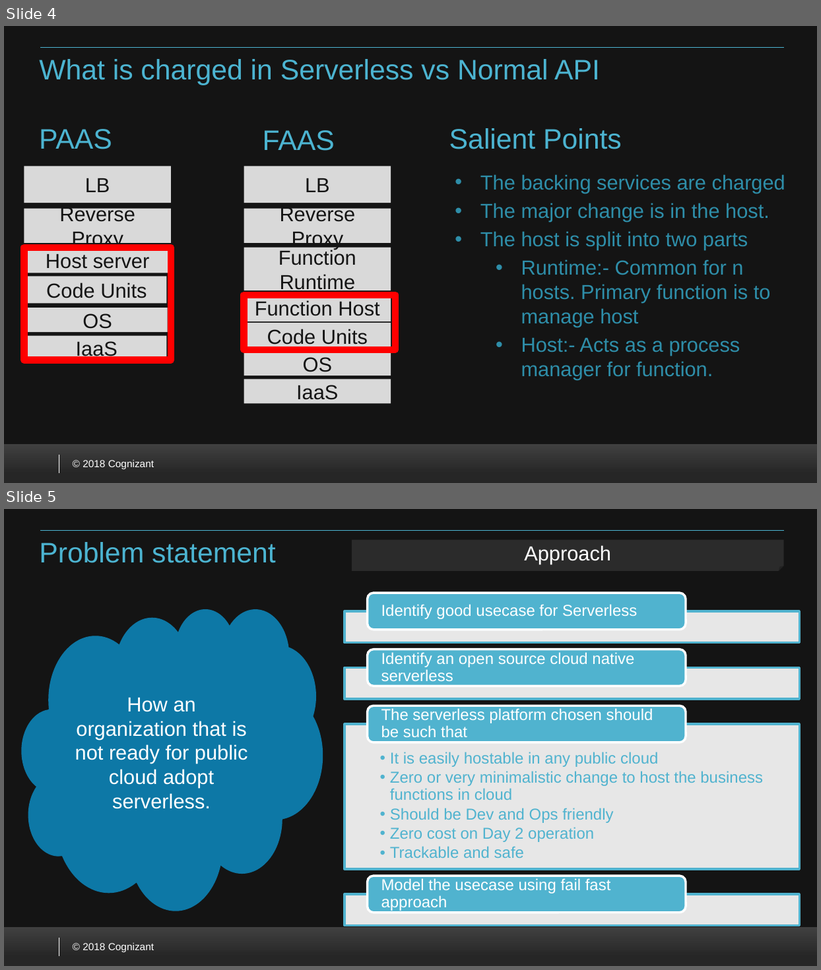
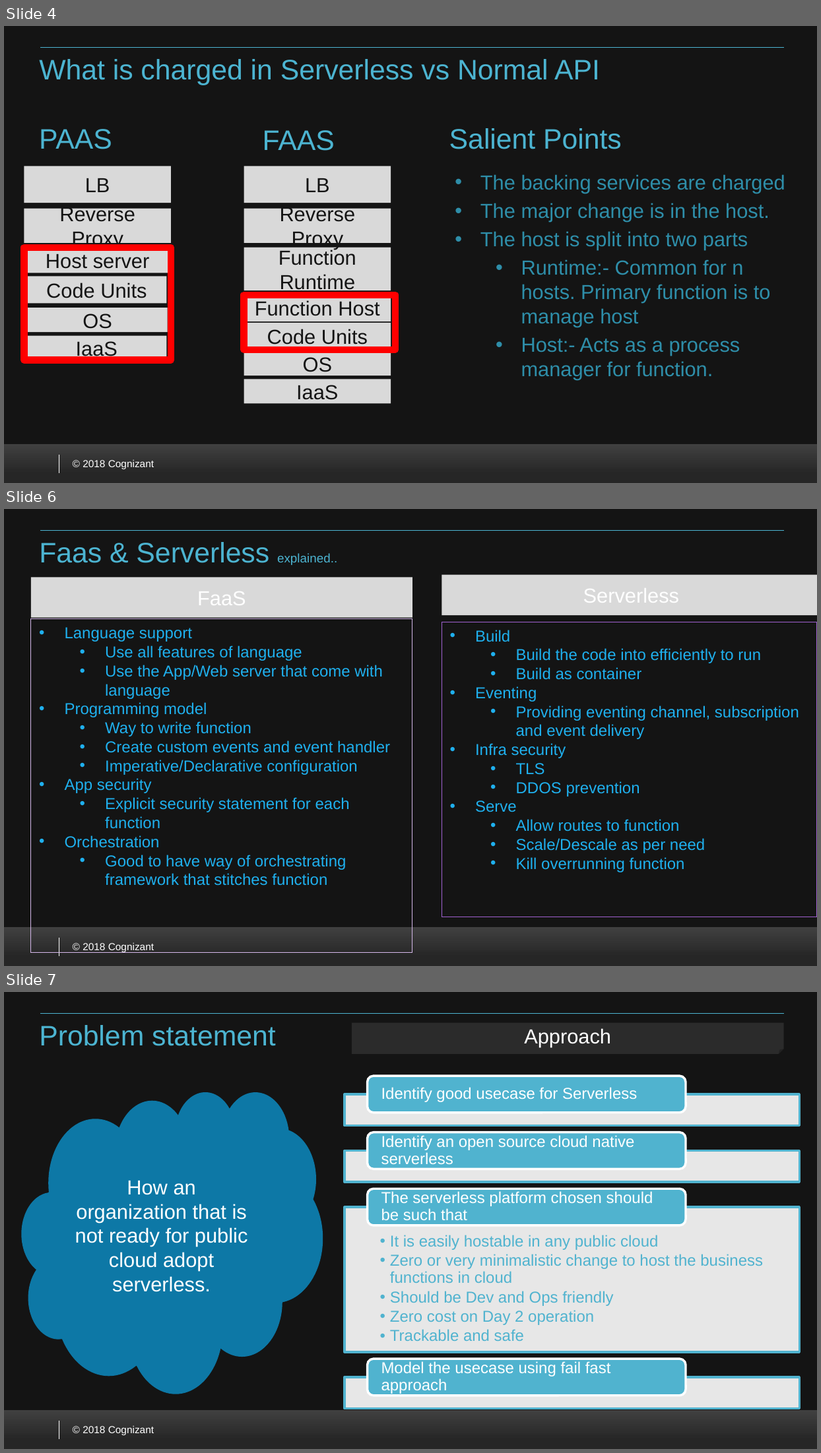
Before and after one commit to VenkateshSrini/MyDocuments, a slide deck: Azurefunction 2.0.pptx. Shown one above the other, each under a label of ours: slides 4 and 5 before the commit, slides 4, 6 and 7 after it; the slides between them are not shown. The pictures are 821x970 and 821x1453 pixels, drawn with LibreOffice and Linux fonts; fonts in the diff are those of the drawing; background and template pictures are left out. Boxes give left, top, right and bottom in pixels: in the first picture for what was removed or moved away, otherwise in the second. Text is boxed around its words. In the diff, an @@ line names an element or a change of style, - is before the commit and + after.

```diff
--- a/Azurefunction 2.0.pptx
+++ b/Azurefunction 2.0.pptx
@@ slide 6 added at [4, 509, 817, 966], background #FFFFFF; not listed: 5 template elements that a slide beside it also shows @@
@@ title added at [39, 542, 337, 565], 25 pt, text #4CB4D1 @@
+Faas & Serverless explained..
@@ rectangle added at [31, 577, 412, 618], fill #D9D9D9, 18 pt, text #FFFFFF @@
+FaaS
@@ rectangle added at [442, 575, 817, 615], fill #D9D9D9, 18 pt, text #FFFFFF @@
+Serverless
@@ rectangle added at [31, 619, 412, 953], outline #D5B8EA 0.75 pt, 14 pt, text #1FB0EE @@
+• Language support
+  • Use all features of language
+  • Use the App/Web server that come with language
+• Programming model
+  • Way to write function
+  • Create custom events and event handler
+  • Imperative/Declarative configuration
+• App security
+  • Explicit security statement for each function
+• Orchestration
+  • Good to have way of orchestrating framework that stitches function
@@ rectangle added at [442, 622, 817, 918], outline #A161D1 0.75 pt, 14 pt, text #1FB0EE @@
+• Build
+  • Build the code into efficiently to run
+  • Build as container
+• Eventing
+  • Providing eventing channel, subscription and event delivery
+• Infra security
+  • TLS
+  • DDOS prevention
+• Serve
+  • Allow routes to function
+  • Scale/Descale as per need
+  • Kill overrunning function
@@ what was slide 5 is now slide 7 @@
```
Also in this commit, not shown: 1 slide changed, 1 other slide added.
